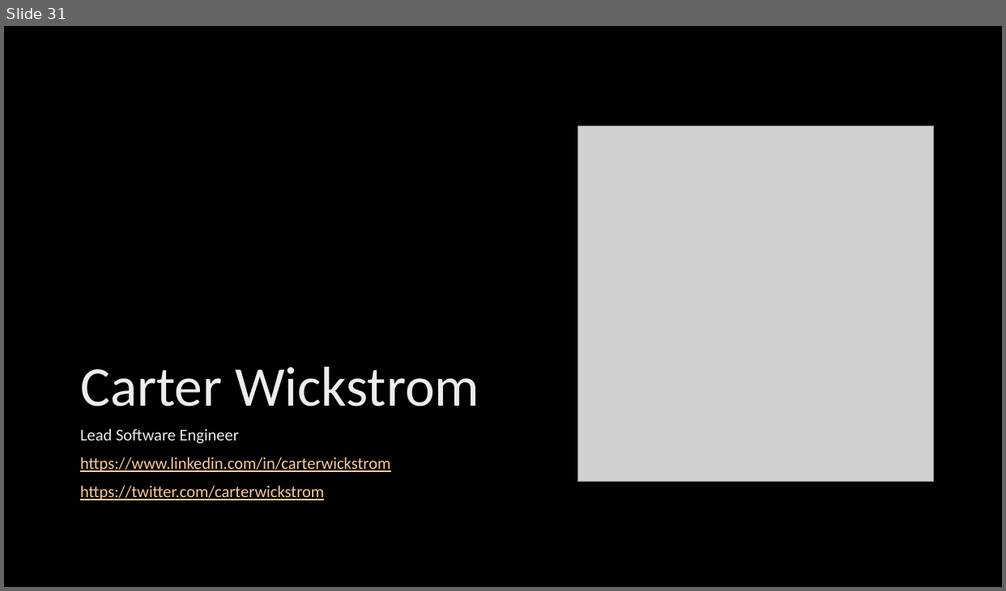
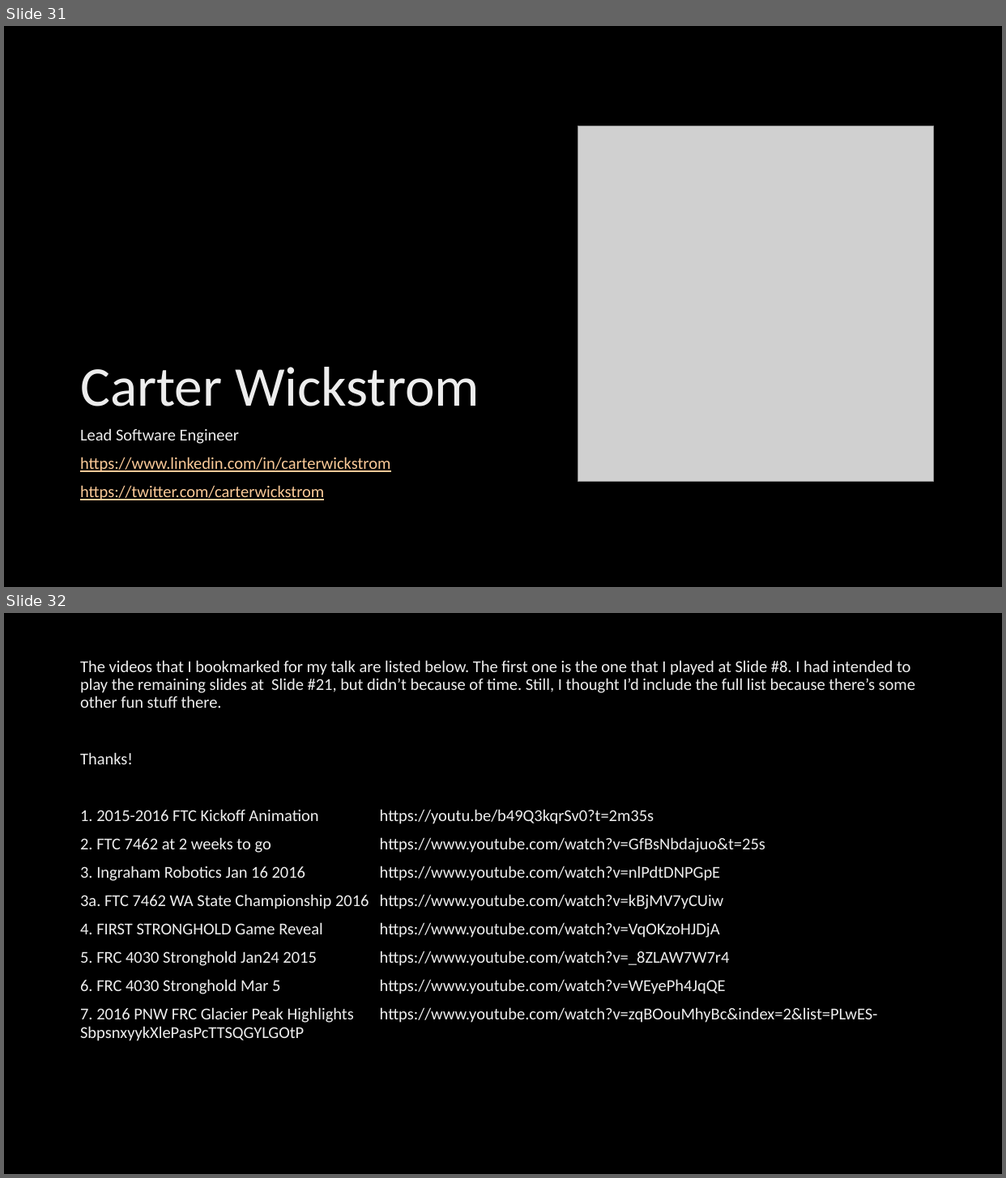
Before and after one commit to CarteriTrellis/CodeCamp2016, a slide deck: slides/Robots.SeattleCodeCamp2016.pptx. Shown one above the other, each under a label of ours: slide 31 before the commit, slides 31 and 32 after it. The pictures are 1006x591 and 1006x1178 pixels, drawn with LibreOffice and Linux fonts; fonts in the diff are those of the drawing; grey boxes stand for pictures; background and template pictures are left out. Boxes give left, top, right and bottom in pixels: in the first picture for what was removed or moved away, otherwise in the second. Text is boxed around its words. In the diff, an @@ line names an element or a change of style, - is before the commit and + after.

Commit message:
Added the list of videos as a slide at the end of the deck; fixed a typo in a slide.

```diff
--- a/slides/Robots.SeattleCodeCamp2016.pptx
+++ b/slides/Robots.SeattleCodeCamp2016.pptx
@@ slide 32 added at (4, 613, 1002, 1174), background picture (left out) @@
@@ text added at (80, 660, 915, 1023), 16 pt, text gradient #BFBFBF to #EDEDED to #FFFFFF @@
+The videos that I bookmarked for my talk are listed below. The first one is the one that I played at Slide #8. I had intended to play the remaining slides at Slide #21, but didn’t because of time. Still, I thought I’d include the full list because there’s some other fun stuff there.
+Thanks!
+1. 2015-2016 FTC Kickoff Animation https://youtu.be/b49Q3kqrSv0?t=2m35s
+2. FTC 7462 at 2 weeks to go https://www.youtube.com/watch?v=GfBsNbdajuo&t=25s
+3. Ingraham Robotics Jan 16 2016 https://www.youtube.com/watch?v=nlPdtDNPGpE
+3a. FTC 7462 WA State Championship 2016 https://www.youtube.com/watch?v=kBjMV7yCUiw
+4. FIRST STRONGHOLD Game Reveal https://www.youtube.com/watch?v=VqOKzoHJDjA
+5. FRC 4030 Stronghold Jan24 2015 https://www.youtube.com/watch?v=_8ZLAW7W7r4
+6. FRC 4030 Stronghold Mar 5 https://www.youtube.com/watch?v=WEyePh4JqQE
+7. 2016 PNW FRC Glacier Peak Highlights https://www.youtube.com/watch?v=zqBOouMhyBc&index=2&list=PLwES-SbpsnxyykXlePasPcTTSQGYLGOtP
```
Also in this commit, not shown: 1 slide changed.
